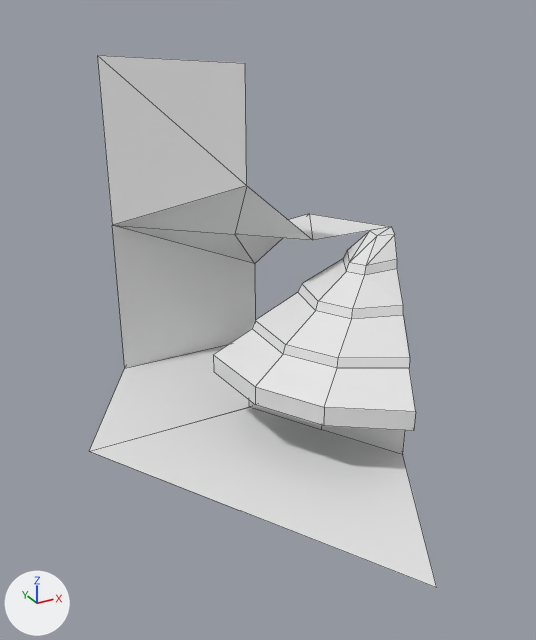
An edit to the Blender file static/CityGenerator/BuildingParts.blend, drawn before and after from the same camera.
Rendered twice from a 50 mm camera at (-0.905, -1.766, 1.16) aimed at (0.014, -0.094, 0.324). Lighting does not change. The marker at lower left points along +X, +Y and +Z. Mesh edges are drawn as thin lines.

Names of what the first picture shows: 'GuidesOpen', 'GuidesOpen.005', 'SpecialCorner-AA-BB-AB'.
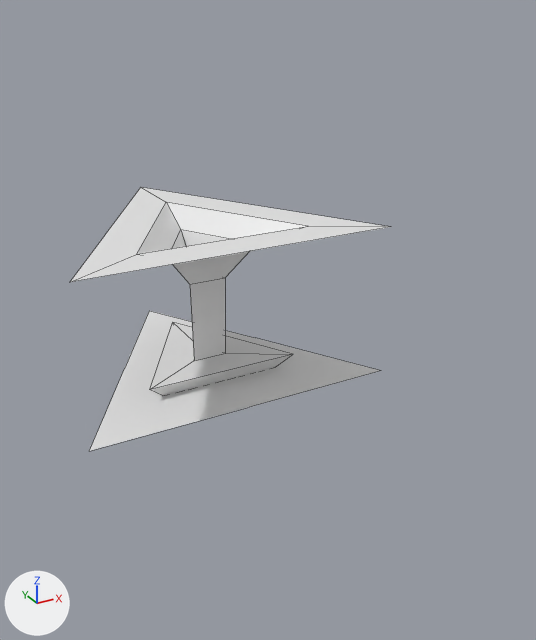
Location of each change, (x1, y1, x2, y2) in pixels of the pictures (536 x 640 px):
'GuidesOpen.005', hidden: before (90, 227, 437, 588)
'SpecialCorner-AA-BB-AB', hidden: before (97, 55, 389, 368)
'Floor-WB-WB-WB', shown: after (70, 187, 389, 395)
part 1 of me_plane_041, built on: after (150, 322, 293, 395)

What changed in the scene script:
```text
Change me_plane_041:
    where me_plane_041.from_pydata(...)  # 18 vertices, 15 faces; spans x -0.5..0.5, y 0.0..0.866, z -0.004..0.5
    used by ob_floor_wb_wb_wb; location = (0.0, 0.0, 0.0)
    verts and faces of me_plane_041; kept vertices keep their numbers, new ones are numbered from 18
    before: 9 (-0.081, 0.27, 0.32), 10 (0.081, 0.27, 0.32), 11 (0.0, 0.41, 0.32) at pixel (191, 269), 12 (-0.068, 0.278, 0.047), 13 (0.068, 0.278, 0.047)
    before: 14 (0.0, 0.395, 0.047), 15 (-0.142, 0.235, -0.004) at pixel (176, 386), 16 (0.142, 0.235, -0.004), 17 (0.0, 0.481, -0.004)
    me_plane_041 part 1
    add delete_faces([(12, 15, 16, 13), (13, 16, 17, 14), (12, 14, 17, 15)])
    add verts[9] = (-0.062, 0.281, 0.32)  # moved, pixel (189, 284)
    add verts[10] = (0.062, 0.281, 0.32)  # moved, pixel (225, 277)
    add verts[11] = (0.0, 0.389, 0.32)  # moved
    add verts[12] = (-0.057, 0.284, 0.047)  # moved, pixel (194, 360)
    add verts[13] = (0.057, 0.284, 0.047)  # moved, pixel (225, 353)
    add verts[14] = (0.0, 0.383, 0.047)  # moved
    add verts[15] = (-0.204, 0.199, -0.004)  # moved
    add verts[16] = (0.204, 0.199, -0.004)  # moved, pixel (275, 367)
    add verts[17] = (0.0, 0.552, -0.004)  # moved
    add verts[18] = (0.256, 0.169, 0.047)  # pixel (293, 354)
    add verts[19] = (-0.256, 0.169, 0.047)  # pixel (149, 389)
    add verts[20] = (0.0, 0.612, 0.047)  # pixel (172, 322)
    add faces += [(15, 16, 18, 19), (16, 17, 20, 18), (15, 19, 20, 17), (12, 14, 20, 19), (13, 18, 20, 14), (12, 19, 18, 13)]
Change ob_guidesopen_005:
    add ob_guidesopen_005.hide_set(True)
Change ob_specialcorner_aa_bb_ab:
    add ob_specialcorner_aa_bb_ab.hide_set(True)
Change ob_floor_wb_wb_wb:
    remove ob_floor_wb_wb_wb.hide_set(True)
```
